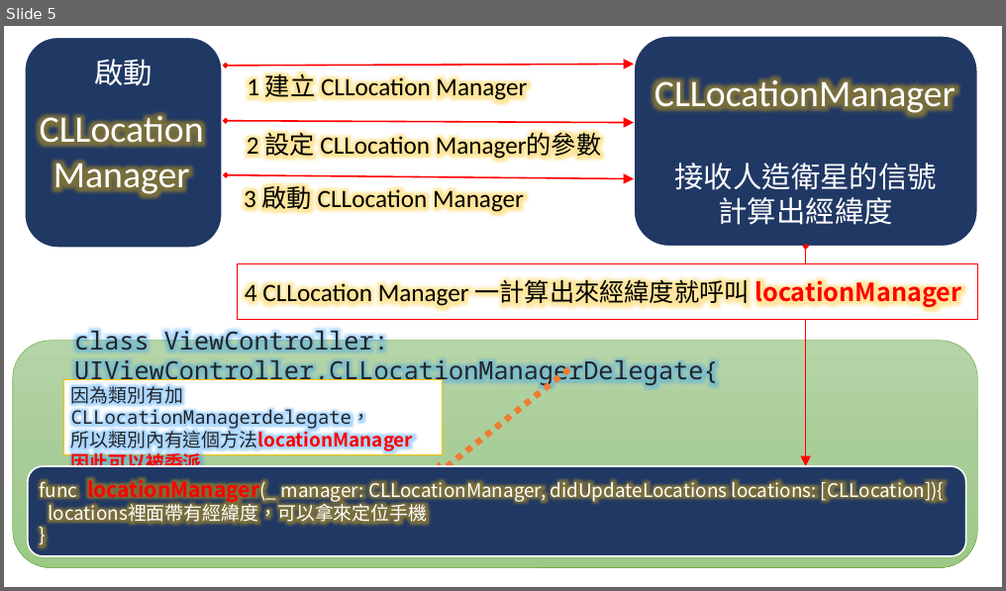
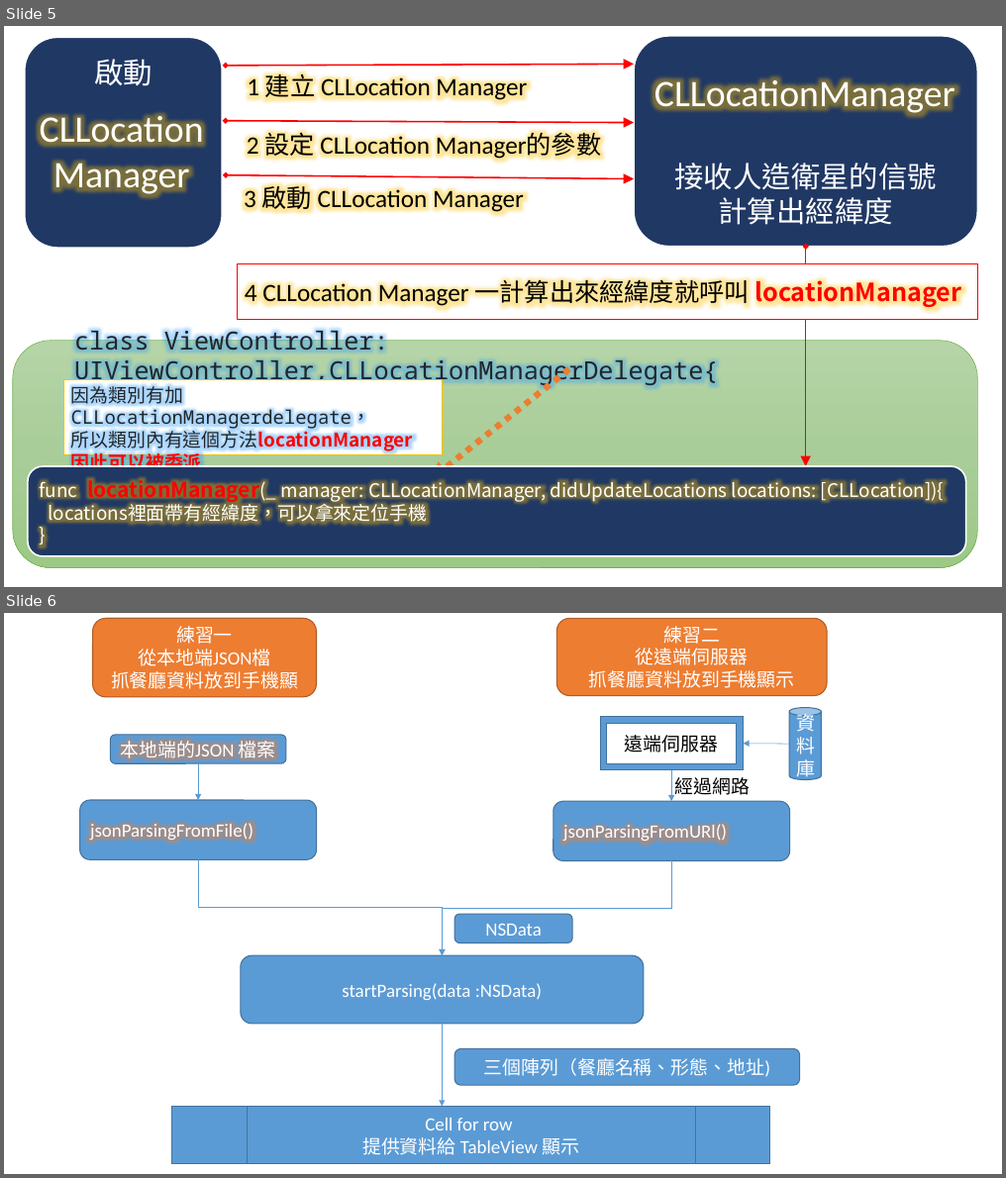
Before and after one commit to taai2021/iosdev, a slide deck: 簡報1.pptx. Shown one above the other, each under a label of ours: slide 5 before the commit, slides 5 and 6 after it. The pictures are 1006x591 and 1006x1178 pixels, drawn with LibreOffice and Linux fonts; fonts in the diff are those of the drawing. Boxes give left, top, right and bottom in pixels: in the first picture for what was removed or moved away, otherwise in the second. Text is boxed around its words. In the diff, an @@ line names an element or a change of style, - is before the commit and + after.

```diff
--- a/簡報1.pptx
+++ b/簡報1.pptx
@@ slide 6 added at [4, 613, 1002, 1174], background #FFFFFF @@
@@ rounded rectangle added at [92, 618, 316, 697], fill #ED7D31, outline #AF5C24 1 pt, 18 pt, text #FFFFFF @@
+練習一
+從本地端JSON檔
+抓餐廳資料放到手機顯
@@ rounded rectangle added at [556, 618, 827, 696], fill #ED7D31, outline #AF5C24 1 pt, 18 pt, text #FFFFFF @@
+練習二
+從遠端伺服器
+抓餐廳資料放到手機顯示
@@ frame added at [600, 717, 743, 771], fill #5B9BD5, outline #43739E 1 pt, 18 pt, text #000000 @@
+遠端伺服器
@@ cylinder added at [789, 707, 822, 780], fill #5B9BD5, outline #43739E 1 pt, 18 pt, text #FFFFFF @@
+資料庫
@@ rounded rectangle added at [110, 735, 286, 764], fill #5B9BD5, outline #43739E 1 pt, 18 pt, text #FFFFFF @@
+本地端的JSON 檔案
@@ arrow added from (789, 744) to (743, 744), #5B9BD5 0.5 pt @@
@@ arrow added from (198, 763) to (198, 800), #5B9BD5 0.5 pt @@
@@ rounded rectangle added at [653, 771, 771, 801], 18 pt, text #000000 @@
+經過網路
@@ arrow added from (672, 770) to (672, 802), #5B9BD5 0.5 pt @@
@@ rounded rectangle added at [79, 800, 316, 861], fill #5B9BD5, outline #43739E 1 pt, 18 pt, text #FFFFFF @@
+jsonParsingFromFile()
@@ rounded rectangle added at [553, 802, 790, 861], fill #5B9BD5, outline #43739E 1 pt, 18 pt, text #FFFFFF @@
+jsonParsingFromURl()
@@ elbow arrow added from (198, 861) to (442, 956), #5B9BD5 0.5 pt @@
@@ elbow arrow added from (672, 861) to (442, 956), #5B9BD5 0.5 pt @@
@@ rounded rectangle added at [454, 914, 572, 943], fill #5B9BD5, outline #43739E 1 pt, 18 pt, text #FFFFFF @@
+NSData
@@ rounded rectangle added at [241, 956, 644, 1024], fill #5B9BD5, outline #43739E 1 pt, 18 pt, text #FFFFFF @@
+startParsing(data :NSData)
@@ arrow added from (442, 1024) to (442, 1106), #5B9BD5 0.5 pt @@
@@ rounded rectangle added at [454, 1050, 800, 1086], fill #5B9BD5, outline #43739E 1 pt, 18 pt, text #FFFFFF @@
+三個陣列（餐廳名稱、形態、地址)
@@ flow chart predefined process added at [172, 1106, 770, 1164], fill #5B9BD5, outline #43739E 1 pt, 18 pt, text #FFFFFF @@
+Cell for row
+提供資料給 TableView 顯示
```
Also in this commit, not shown: 4 other files.
